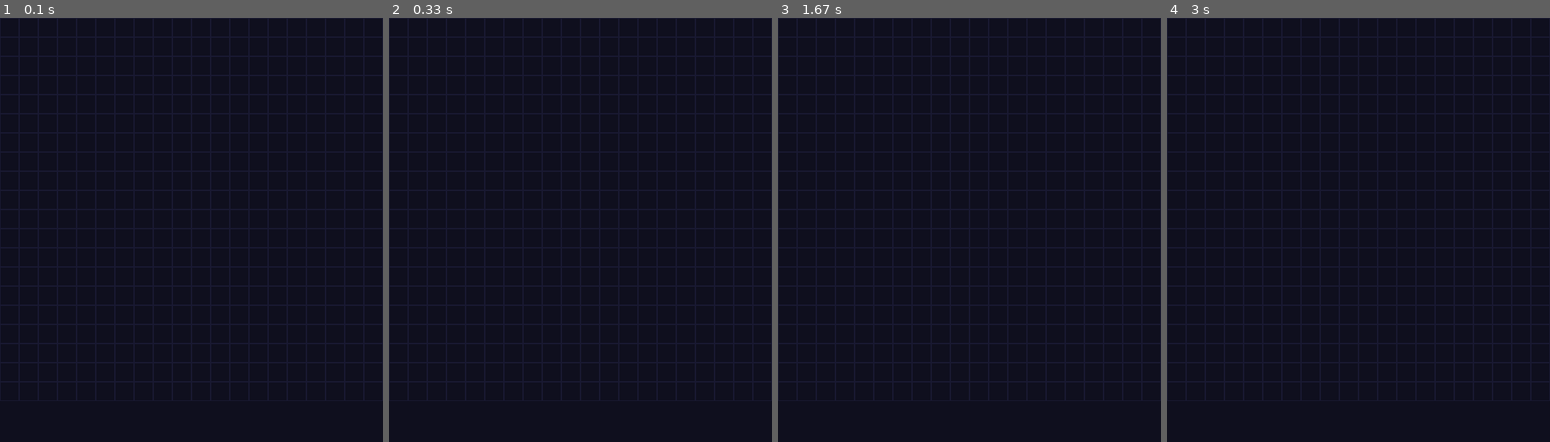
Above: before the commit, frames 1-4 (left to right).
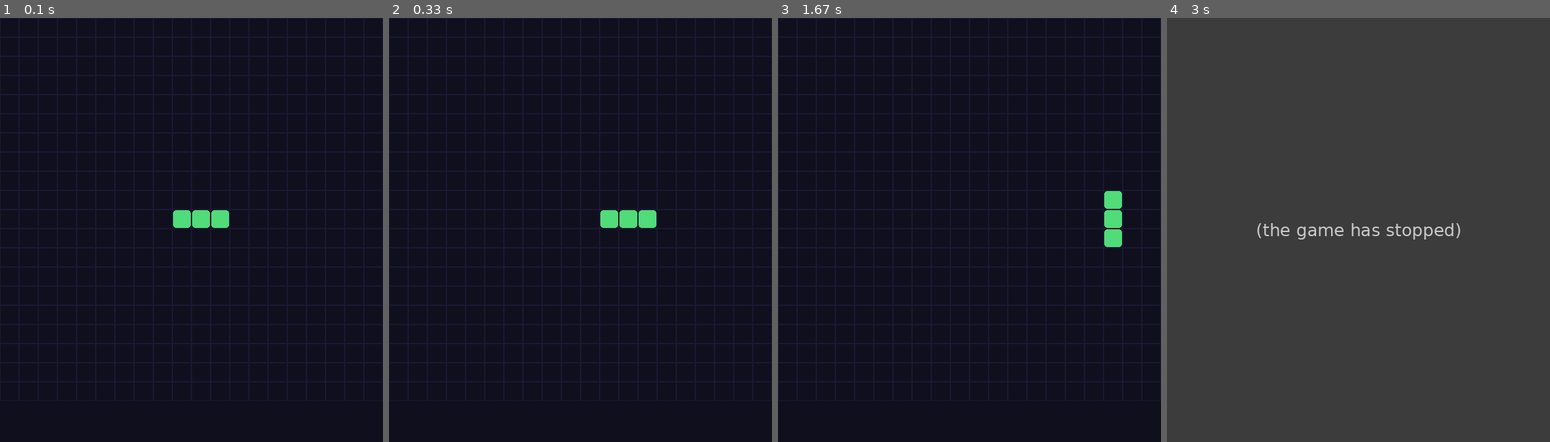
Above: after the commit, the same moments.

Repository: 1lya-bit/snake-pygame
Game: pygame game, started from main.py
Two runs of this game, one before a commit and one after it. Both use one fixed random seed, a clock stepped at 60 frames per second and the inputs below.
Inputs:
- Up to frame 1 (0.1 s): no input
- Up to frame 2 (0.33 s): no input
- Up to frame 3 (1.67 s): tap S at 0.33 s; hold Right 0.7-1.17 s; hold W 1.2-1.57 s; hold Right from 1.6 s (still down)
- Up to frame 4 (3 s): release Right at 2.07 s

The runs differ from the first frame. In frame 1, 0.6% of the frame differs, in the area x 45-60%, y 45-50%; in frame 2, 0.6%; in frame 3, 0.6%; in frame 4, 100%, in the area x 0-100%, y 0-100%.
After the commit the program exited at 2.13 s; later frames show no game.

Commit message:
feat: 实现蛇的移动、方向控制与防反向掉头

Diff:
--- a/game.py
+++ b/game.py
@@ -9,9 +9,37 @@
         pygame.display.set_caption("贪吃蛇 - Snake")
         self.clock = pygame.time.Clock()
         self.running = True
+        self.init_game()
+
+    def init_game(self):
+        cx, cy = COLS // 2, ROWS // 2
+        self.snake = [(cx, cy), (cx - 1, cy), (cx - 2, cy)]
+        self.direction = (1, 0)
+        self.next_direction = (1, 0)
+
+    def set_direction(self, dx, dy):
+        if (dx, dy) == (-self.direction[0], -self.direction[1]):
+            return
+        self.next_direction = (dx, dy)
+
+    def step(self):
+        self.direction = self.next_direction
+        head = self.snake[0]
+        new_head = (head[0] + self.direction[0],
+                    head[1] + self.direction[1])
+
+        if not (0 <= new_head[0] < COLS and 0 <= new_head[1] < ROWS):
+            self.running = False
+            return
+
+        if new_head in self.snake:
+            self.running = False
+            return
+
+        self.snake.insert(0, new_head)
+        self.snake.pop()
 
     def draw(self):
-        """绘制网格背景"""
         self.screen.fill(BG_COLOR)
         for x in range(COLS):
             for y in range(ROWS):
@@ -20,13 +48,33 @@
                     CELL_SIZE, CELL_SIZE
                 )
                 pygame.draw.rect(self.screen, GRID_COLOR, rect, 1)
+
+        for sx, sy in self.snake:
+            x = sx * CELL_SIZE + 1
+            y = sy * CELL_SIZE + 1
+            w = CELL_SIZE - 2
+            pygame.draw.rect(self.screen, (80, 220, 120),
+                             (x, y, w, w), border_radius=4)
+
         pygame.display.flip()
 
     def run(self):
-        """主循环"""
         while self.running:
-            for event in pygame.event.get():
-                if event.type == pygame.QUIT:
-                    self.running = False
+            self._handle_events()
+            self.step()
             self.draw()
-            self.clock.tick(60)
+            self.clock.tick(1000 // BASE_SPEED)
+
+    def _handle_events(self):
+        for event in pygame.event.get():
+            if event.type == pygame.QUIT:
+                self.running = False
+            if event.type == pygame.KEYDOWN:
+                if event.key in (pygame.K_UP, pygame.K_w):
+                    self.set_direction(0, -1)
+                elif event.key in (pygame.K_DOWN, pygame.K_s):
+                    self.set_direction(0, 1)
+                elif event.key in (pygame.K_LEFT, pygame.K_a):
+                    self.set_direction(-1, 0)
+                elif event.key in (pygame.K_RIGHT, pygame.K_d):
+                    self.set_direction(1, 0)
--- a/settings.py
+++ b/settings.py
@@ -1,12 +1,11 @@
-# 窗口配置
 COLS = 20
 ROWS = 20
 CELL_SIZE = 28
 
-# 自动计算
 WINDOW_W = COLS * CELL_SIZE
-WINDOW_H = ROWS * CELL_SIZE + 60  # 底部预留信息栏
+WINDOW_H = ROWS * CELL_SIZE + 60
 
-# 颜色
 BG_COLOR = (15, 15, 30)
 GRID_COLOR = (25, 25, 50)
+
+BASE_SPEED = 130
